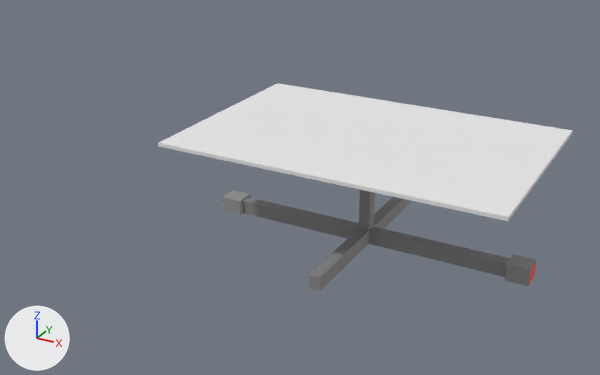
A saved change to the Blender file src/main/resources/assets/eln/model/SolarPanel2x3/bigSolarPanelrot.blend.
Rendered twice from a camera (50 mm lens) standing at (3.73, -5.7, 2.99) and looking at (0.46, 0.23, 0.03). The lights are fixed; the arrows at lower left show +X, +Y and +Z.

Names of what the first picture shows: 'main', 'panel'.
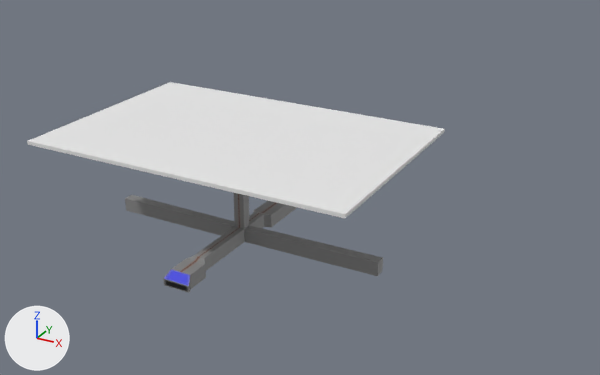
Commit message: Add 2x3 Rotating Solar Panel

Changed parts and their boxes (x1, y1, x2, y2) in the pictures (600 x 375 px):
'panel', reshaped, moved, rescaled
    before: (158, 83, 573, 221)
    after: (27, 82, 445, 218)
'main', reshaped, moved, rescaled (18% narrower)
    before: (222, 190, 537, 291)
    after: (125, 193, 383, 293)
part 1 of me_cube_007, deleted
    before: (242, 190, 510, 291)
part 2 of me_cube_007, deleted
    before: (504, 254, 537, 286)
part 3 of me_cube_007, built on
    before: (222, 190, 251, 215)
    after: (125, 193, 383, 293)
part 4 of me_cube_006, added
    after: (27, 82, 445, 218)
part 5 of me_cube_006, deleted
    before: (158, 83, 573, 221)

The change in detail:
me_cube_007 is used by ob_main; location (-0.39, 0.502, -0.426); scale (-0.1, -0.1, -0.068).
me_cube_007 had 48 vertices, 42 faces and spanned x -29.0..1.0, y -10.1..10.1, z -12.6..1.0.
me_cube_007 now has 56 vertices, 54 faces and spans x 0.1..2.8, y -1.0..1.0, z -0.1..0.9.
me_cube_007 part 1: the loose piece of 32 vertices spanning x -27.5..-0.7, y -10.1..10.1, z -12.6..0.9 is deleted.
me_cube_007 part 2: the loose piece of 8 vertices spanning x -29.0..-27.0, y -1.0..1.0, z -1.3..1.0 is deleted.
Part 3, on me_cube_007:
8 vertices are removed from x -1.0..1.0, y -1.0..1.0, z -1.2..1.0.
6 faces are deleted.
56 vertices are added at x 0.1..2.8, y -1.0..1.0, z -0.1..0.9.
54 new faces join them.
me_cube_006 has 44 vertices, 40 faces and spans x -1.0..1.0, y -1.0..1.0, z -8.36..1.0.
me_cube_006 is used by ob_panel; location (1.0, 0.5, 0.5); scale (1.5, 1.0, 0.0161).
Verts and faces of me_cube_006; kept vertices keep their numbers, new ones are numbered from 44.
Before the commit, vertices of me_cube_006: 0 (-1.0, -1.0, -1.0) at pixel (158, 146), 1 (-1.0, -1.0, 1.0) at pixel (158, 142), 2 (-1.0, 1.0, -1.0), 3 (-1.0, 1.0, 1.0) at pixel (277, 83), 4 (1.0, -1.0, -1.0) at pixel (508, 221).
Before the commit, vertices of me_cube_006: 5 (1.0, -1.0, 1.0) at pixel (508, 217), 6 (1.0, 1.0, -1.0) at pixel (572, 133), 7 (1.0, 1.0, 1.0) at pixel (572, 130).
me_cube_006 part 4: a new loose piece, a box spanning x -1.5..1.5, y -1.0..1.0, z -0.016..0.016, in mat_material_001 (white #e7e7e7).
Part 5, on me_cube_006:
Vertices deleted: 0 to 7 (with the faces that use them).
Object 'main' (ob_main) moves from (-0.39, 0.502, -0.426) to (-1.39, 0.0, -0.426).
Object 'main' (ob_main) is rescaled from (-0.1, -0.1, -0.068) to (1.0, 0.989, 1.0).
Object 'panel' (ob_panel) is rescaled from (1.5, 1.0, 0.0161) to (1.0, 1.0, 1.0).
Object 'panel' (ob_panel) moves from (1.0, 0.5, 0.5) to (0.0, 0.0, 0.5).
